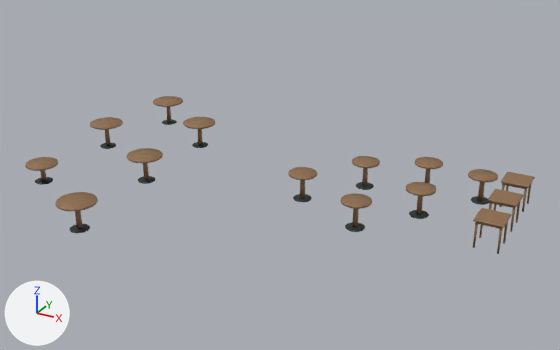
Two versions of the glTF model public/models/atelier_tables_midnight.glb, one commit apart.
The view is the same before and after, from a 50 mm lens placed at (11.13, -17.35, 9.34), pointed at (1.57, 0.04, 0.64). The lights are fixed; the arrows at lower left show +X, +Y and +Z. The first picture is the older version. Where no turn or scale is listed for an object, it has been applied to the vertices. Vertices at exactly the same position are counted once.

In view in the first picture: 'atelier_tables_midnight / Atelier / charcoal powder coat', 'atelier_tables_midnight / Atelier / honey ash', 'atelier_tables_midnight / Atelier / smoked oak'.
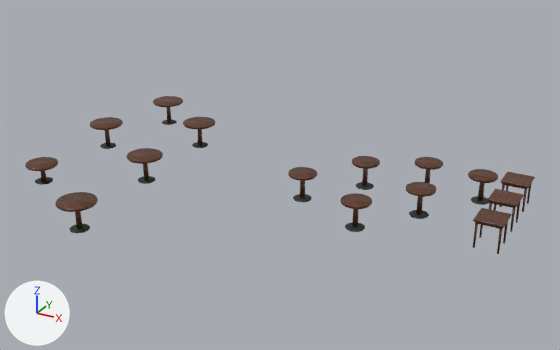
Changed parts and their boxes [x1, y1, x2, y2] in the pictures (560 x 350 px; the box of a moved part takes in the faces that stretch with it):
part 1 of me_bullnose_solid_oak_top_012, moved or reshaped
    both: [106, 101, 214, 129]
part 2 of me_bullnose_solid_oak_top_012, recoloured
    both: [25, 96, 535, 228]

The change, as a diff of the scene's bpy script:
```diff
--- a/public/models/atelier_tables_midnight.glb.py
+++ b/public/models/atelier_tables_midnight.glb.py
@@ img_asset_texture_eea858157f150d2b5ee36e56b420ed75e2ec74f3057d855829c79200306e33c5 @@
+img_asset_texture_eea858157f150d2b5ee36e56b420ed75e2ec74f3057d855829c79200306e33c5 = load_image('asset-texture-eea858157f150d2b5ee36e56b420ed75e2ec74f3057d855829c79200306e33c5', '_unpacked/asset-texture-eea858157f150d2b5ee36e56b420ed75e2ec74f3057d855829c79200306e33c5', 512, 512, 'sRGB')
@@ img_asset_texture_424e24bb02e3db08a97872ef88c11e9199dd77613638474e8142dd151f104e01 @@
+img_asset_texture_424e24bb02e3db08a97872ef88c11e9199dd77613638474e8142dd151f104e01 = load_image('asset-texture-424e24bb02e3db08a97872ef88c11e9199dd77613638474e8142dd151f104e01', '_unpacked/asset-texture-424e24bb02e3db08a97872ef88c11e9199dd77613638474e8142dd151f104e01', 512, 512, 'Non-Color')
@@ img_asset_texture_9e565bbf94af6ae42caf8a5cce3c05e85eee00d5feb229499b404e45354df3a6 @@
+img_asset_texture_9e565bbf94af6ae42caf8a5cce3c05e85eee00d5feb229499b404e45354df3a6 = load_image('asset-texture-9e565bbf94af6ae42caf8a5cce3c05e85eee00d5feb229499b404e45354df3a6', '_unpacked/asset-texture-9e565bbf94af6ae42caf8a5cce3c05e85eee00d5feb229499b404e45354df3a6', 512, 512, 'Non-Color')
@@ mat_architectural___walnut @@
+mat_architectural___walnut = bpy.data.materials.new('Architectural / walnut')
+# uses the picture img_asset_texture_424e24bb02e3db08a97872ef88c11e9199dd77613638474e8142dd151f104e01
+# uses the picture img_asset_texture_9e565bbf94af6ae42caf8a5cce3c05e85eee00d5feb229499b404e45354df3a6
+# uses the picture img_asset_texture_eea858157f150d2b5ee36e56b420ed75e2ec74f3057d855829c79200306e33c5
@@ me_bullnose_solid_oak_top_012 @@
 me_bullnose_solid_oak_top_012.from_pydata(...)  # 3384 vertices, 6708 faces; spans x -6.8..6.8, y -4.37..4.37, z -0.14..0.14
 # used by ob_atelier_tables_midnight___atelier___honey_ash; location = (1.08, -0.35, 0.67)
+# me_bullnose_solid_oak_top_012 part 1: 45 of 3384 vertices moved; they spanned x -5.91..-3.16, y 0.68..4.22, z 0.13 and now span x -5.91..-3.16, y 0.68..4.22, z 0.13; mean shift (0.0, 0.0, 0.0); largest move (-3.31, 2.18, 0.13) -> (-3.31, 2.92, 0.13)
+# me_bullnose_solid_oak_top_012 part 2: 6018 faces spanning x -6.8..6.8, y -4.37..4.37, z -0.14..0.14 switch from mat_atelier___honey_ash to mat_architectural___walnut
```
